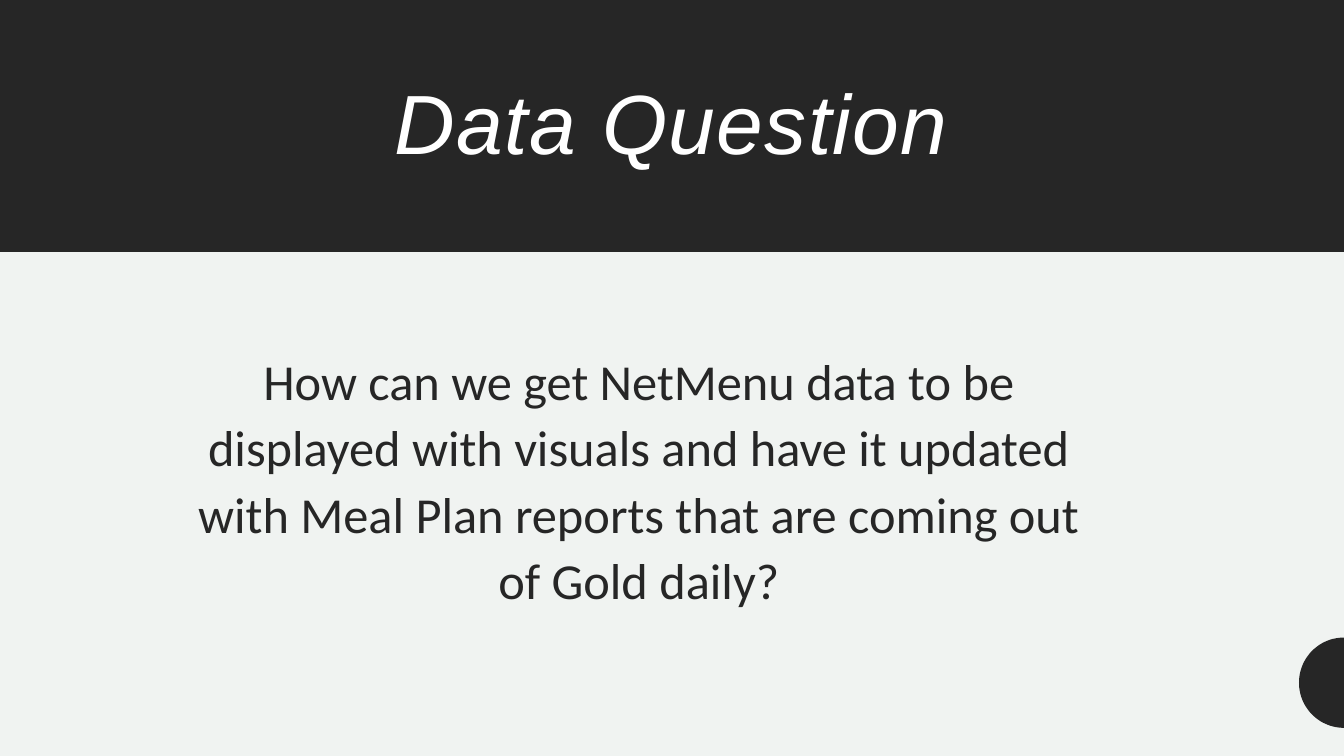
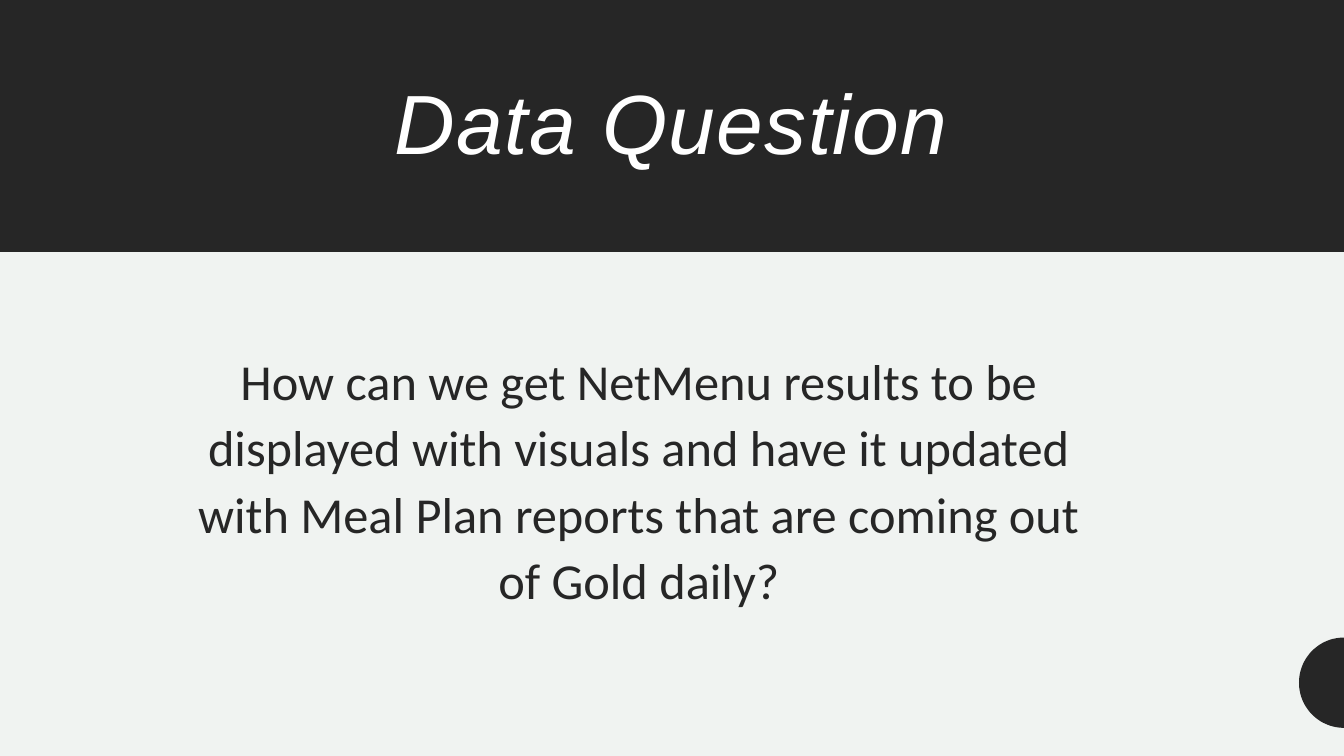
Before and after one commit to meferral/Menu_Dashboard, a slide deck: slide 5 of Capstone_Menu_Dashboard.pptx. Drawn at 1344x756 pixels with LibreOffice and Linux fonts; fonts in the diff are those of the drawing. Boxes give left, top, right and bottom in pixels: in the first picture for what was removed or moved away, otherwise in the second. Text is boxed around its words. In the diff, an @@ line names an element or a change of style, - is before the commit and + after.

```diff
--- a/Capstone_Menu_Dashboard.pptx
+++ b/Capstone_Menu_Dashboard.pptx
@@ text at (x1=198, y1=365, x2=1079, y2=607): text changed @@
-How can we get NetMenu data to be displayed with visuals and have it updated with Meal Plan reports that are coming out of Gold daily?
+How can we get NetMenu results to be displayed with visuals and have it updated with Meal Plan reports that are coming out of Gold daily?
```
Also in this commit, not shown: 6 other slides changed, 1 slide added, 6 other files.
